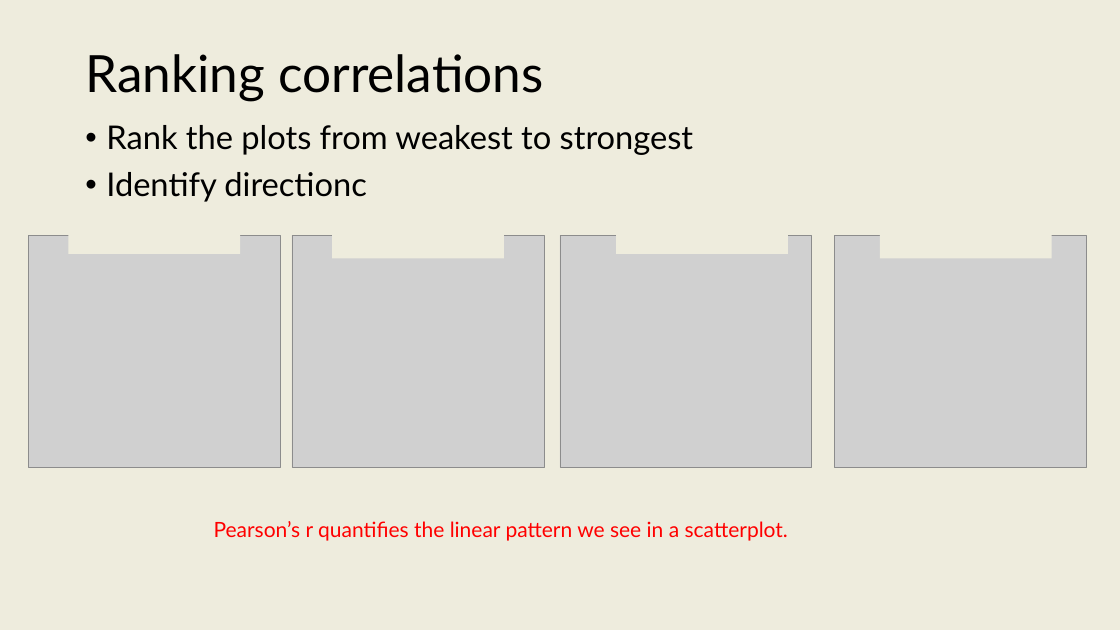
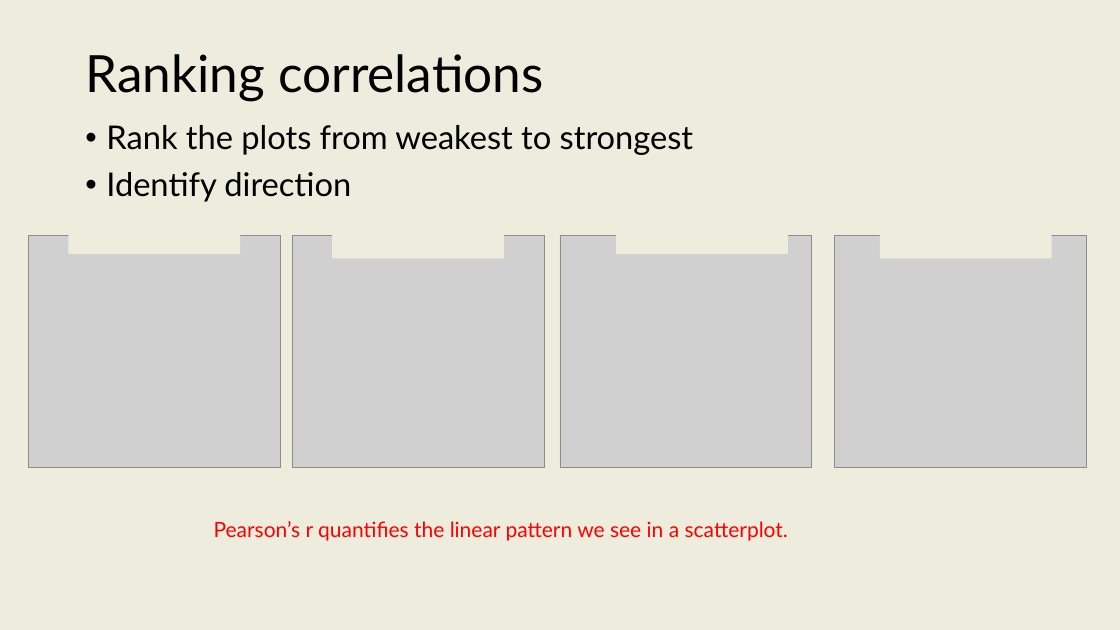
Before and after one commit to onishisaryu/HES-3000-Sports-Data-Analytics, a slide deck: slide 7 of pptx/Lecture10.pptx. Drawn at 1120x630 pixels with LibreOffice and Linux fonts; fonts in the diff are those of the drawing; grey boxes stand for pictures. Boxes give left, top, right and bottom in pixels: in the first picture for what was removed or moved away, otherwise in the second. Text is boxed around its words. In the diff, an @@ line names an element or a change of style, - is before the commit and + after.

```diff
--- a/pptx/Lecture10.pptx
+++ b/pptx/Lecture10.pptx
@@ text at [106, 172, 351, 202]: text changed @@
-• Identify directionc
+• Identify direction
```
Also in this commit, not shown: 2 other files.
